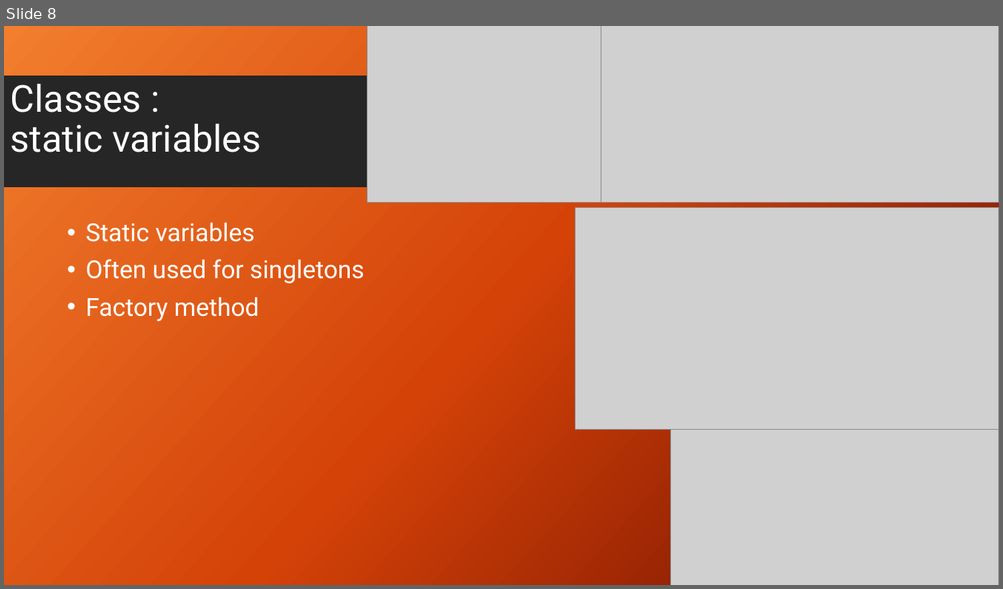
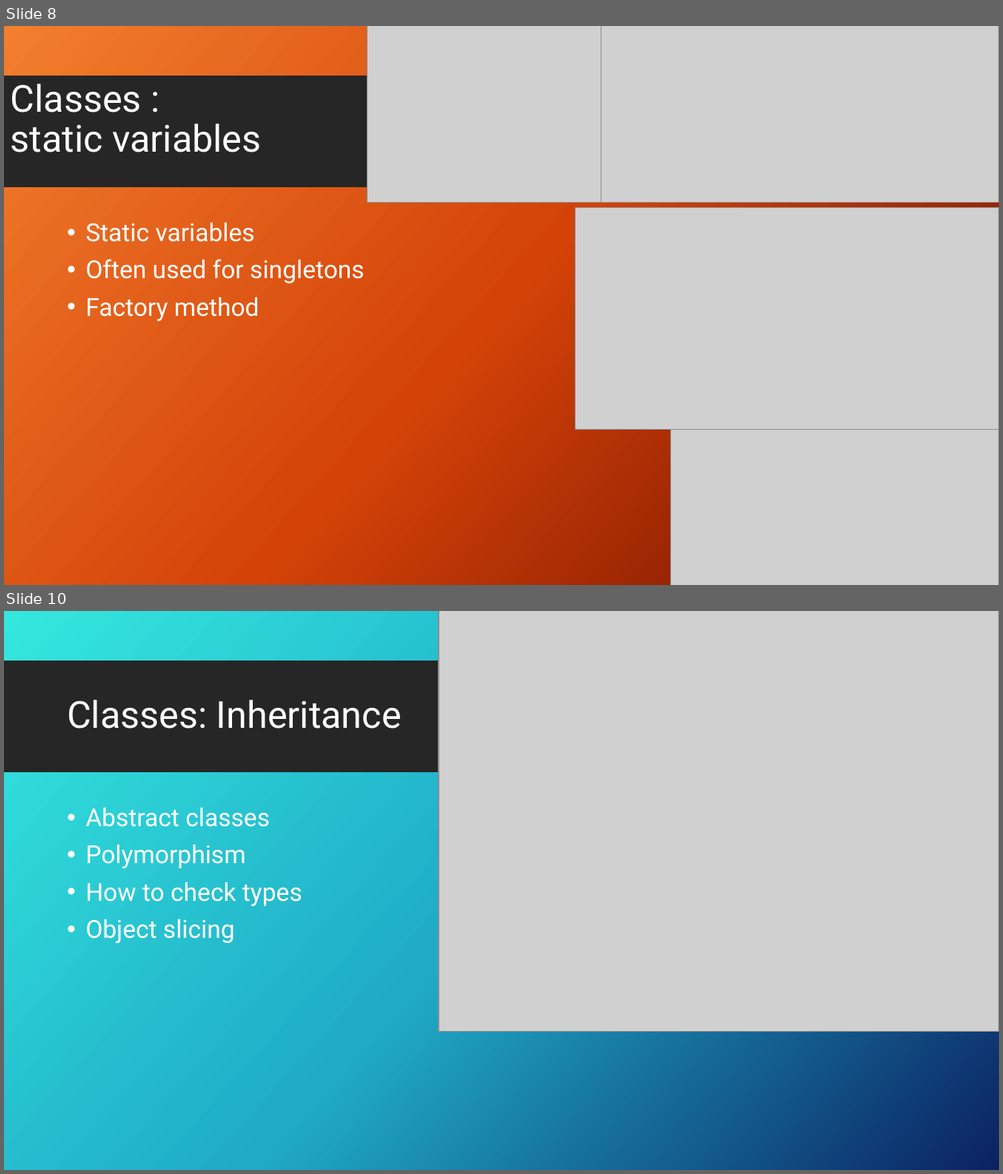
Before and after one commit to GDSC-ADEK/dart-flutter-course, a slide deck: week3/week3_slideshow.pptx. Shown one above the other, each under a label of ours: slide 8 before the commit, slides 8 and 10 after it; the slides between them are not shown. The pictures are 1003x589 and 1003x1174 pixels, drawn with LibreOffice and Linux fonts; fonts in the diff are those of the drawing; grey boxes stand for pictures; background and template pictures are left out. Boxes give left, top, right and bottom in pixels: in the first picture for what was removed or moved away, otherwise in the second. Text is boxed around its words. In the diff, an @@ line names an element or a change of style, - is before the commit and + after.

```diff
--- a/week3/week3_slideshow.pptx
+++ b/week3/week3_slideshow.pptx
@@ slide 10 added at [4, 611, 999, 1170], background picture (left out); not listed: 1 template element that a slide beside it also shows @@
@@ picture added at [438, 611, 999, 1033] @@
@@ rectangle added at [868, 661, 999, 773], fill #39CDE7 @@
@@ title added at [67, 700, 401, 729], 36 pt, text #FFFFFF @@
+Classes: Inheritance
@@ text added at [85, 807, 302, 943], 24 pt, text #FFFFFF @@
+• Abstract classes
+• Polymorphism
+• How to check types
+• Object slicing
```
Also in this commit, not shown: 1 slide changed, 5 other slides added, 3 other files.
